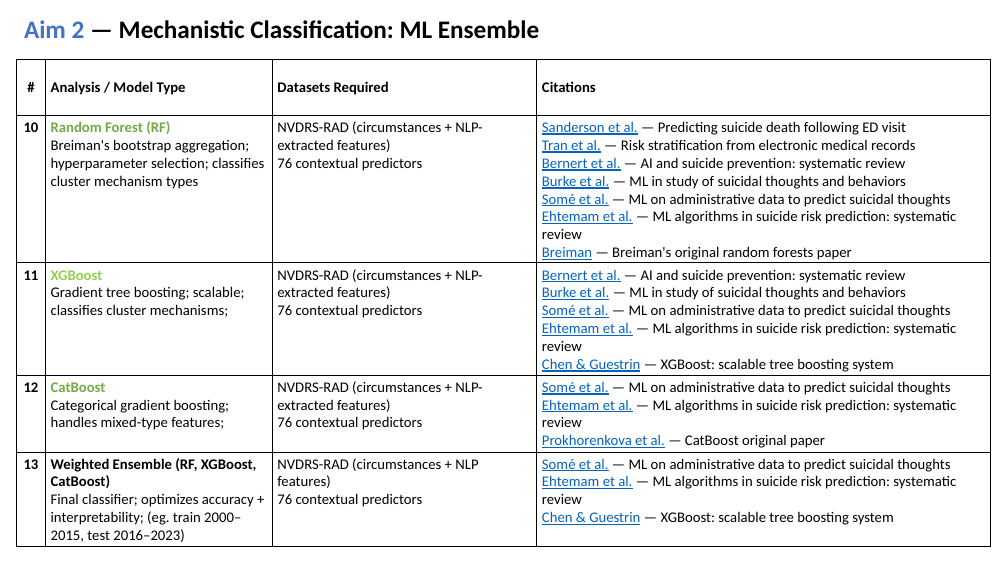
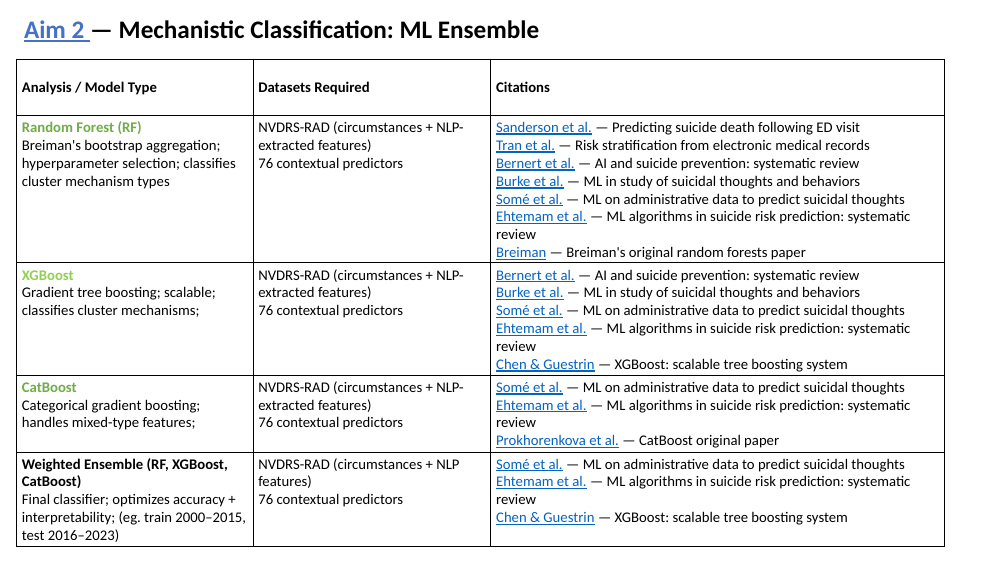
Before and after one commit to MatteoPS/suicide_forecasting, a slide deck: slide 7 of docs/Suicide_forcasting_note_slides.pptx. Drawn at 1008x567 pixels with LibreOffice and Linux fonts; fonts in the diff are those of the drawing. Boxes give left, top, right and bottom in pixels: in the first picture for what was removed or moved away, otherwise in the second. Text is boxed around its words. In the diff, an @@ line names an element or a change of style, - is before the commit and + after.

```diff
--- a/docs/Suicide_forcasting_note_slides.pptx
+++ b/docs/Suicide_forcasting_note_slides.pptx
@@ text "Aim 2 — Mechanistic Classification: ..." at box(24, 20, 539, 42): underline on in "Aim 2" @@
@@ table at box(17, 59, 945, 547) @@
-column 1: # | 10 | 11 | 12 | 13
@@ table: place and size @@
-table at box(17, 59, 991, 547)
+table at box(17, 59, 945, 547)
```
Also in this commit, not shown: 5 other slides changed, 2 slides added.
